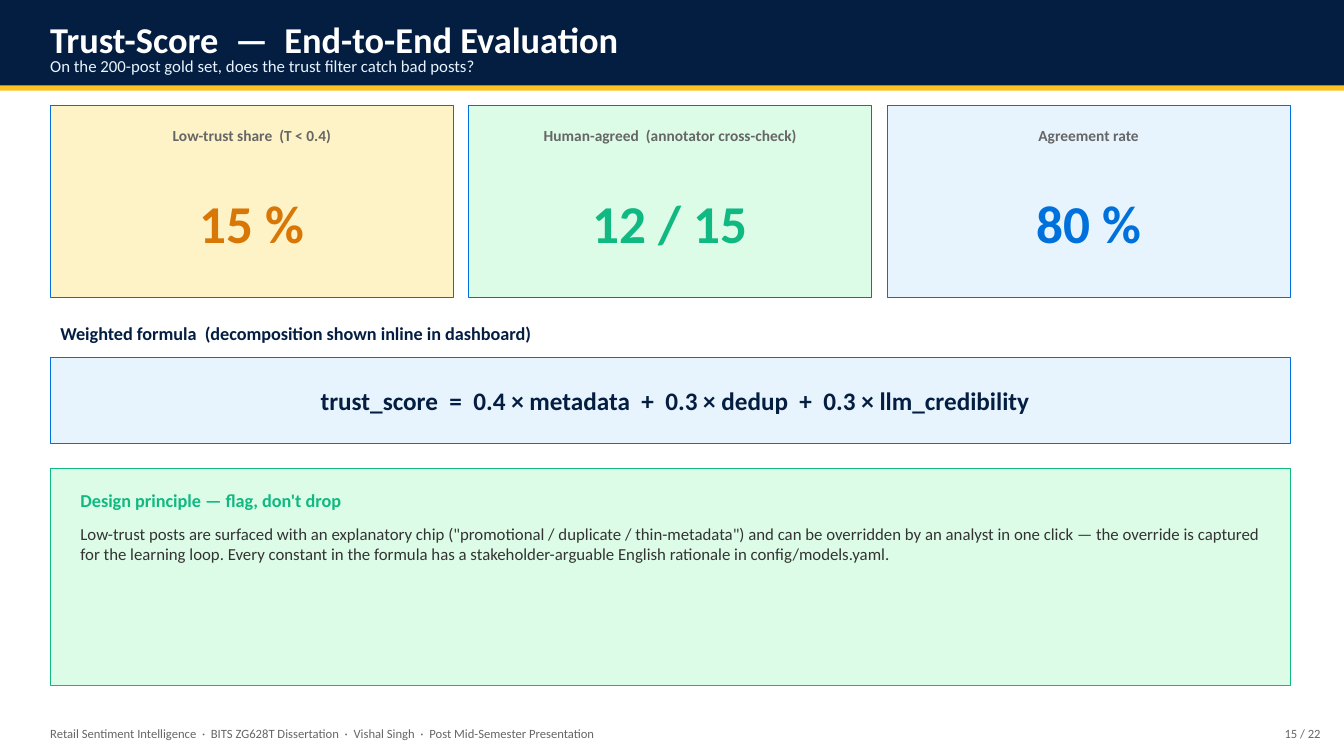
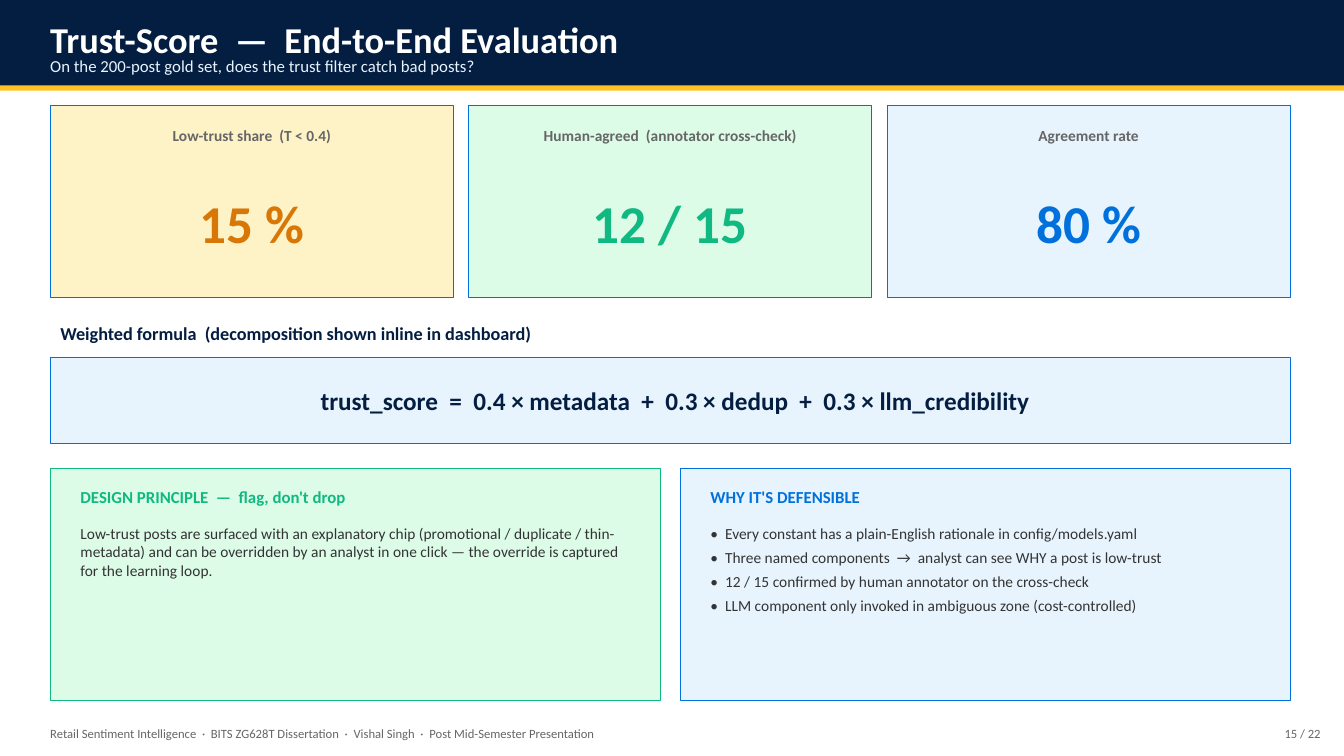
Before and after one commit to vishalvishal099/Retail-Sentiment-Intelligence, a slide deck: slide 15 of docs/Sem_4/FINAL_PRESENTATION_VishalSingh_2020AA05641.pptx. Drawn at 1344x756 pixels with LibreOffice and Linux fonts; fonts in the diff are those of the drawing. Boxes give left, top, right and bottom in pixels: in the first picture for what was removed or moved away, otherwise in the second. Text is boxed around its words. In the diff, an @@ line names an element or a change of style, - is before the commit and + after.

```diff
--- a/docs/Sem_4/FINAL_PRESENTATION_VishalSingh_2020AA05641.pptx
+++ b/docs/Sem_4/FINAL_PRESENTATION_VishalSingh_2020AA05641.pptx
@@ rectangle: place and size @@
-rectangle at [50, 469, 1291, 686]
+rectangle at [50, 469, 660, 701]
@@ rectangle added at [681, 469, 1291, 701], fill #E8F4FD, outline #0071DC 0.75 pt @@
@@ text at [80, 491, 346, 506]: text changed; size 13 to 12 pt @@
-Design principle — flag, don't drop
+DESIGN PRINCIPLE — flag, don't drop
@@ text added at [710, 491, 860, 503], 12 pt, text #0071DC, bold @@
+WHY IT'S DEFENSIBLE
@@ text at [80, 528, 618, 579]: text changed; size 12 to 11 pt @@
-Low-trust posts are surfaced with an explanatory chip ("promotional / duplicate / thin-metadata") and can be overridden by an analyst in one click — the override is captured for the learning loop. Every constant in the formula has a stakeholder-arguable English rationale in config/models.yaml.
+Low-trust posts are surfaced with an explanatory chip (promotional / duplicate / thin-metadata) and can be overridden by an analyst in one click — the override is captured for the learning loop.
@@ text added at [725, 528, 1162, 614], 11 pt, text #333333 @@
+• Every constant has a plain-English rationale in config/models.yaml
+• Three named components → analyst can see WHY a post is low-trust
+• 12 / 15 confirmed by human annotator on the cross-check
+• LLM component only invoked in ambiguous zone (cost-controlled)
```
Also in this commit, not shown: 15 other slides changed, 2 other files.
